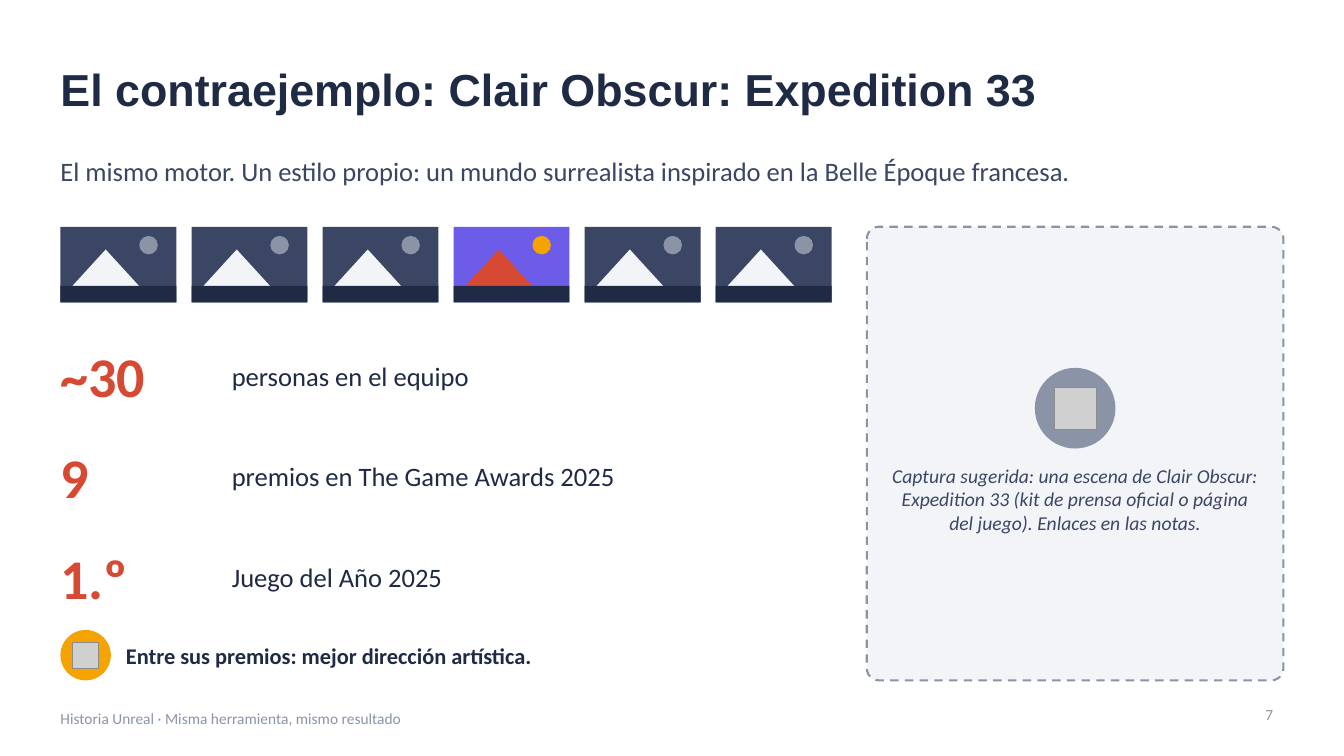
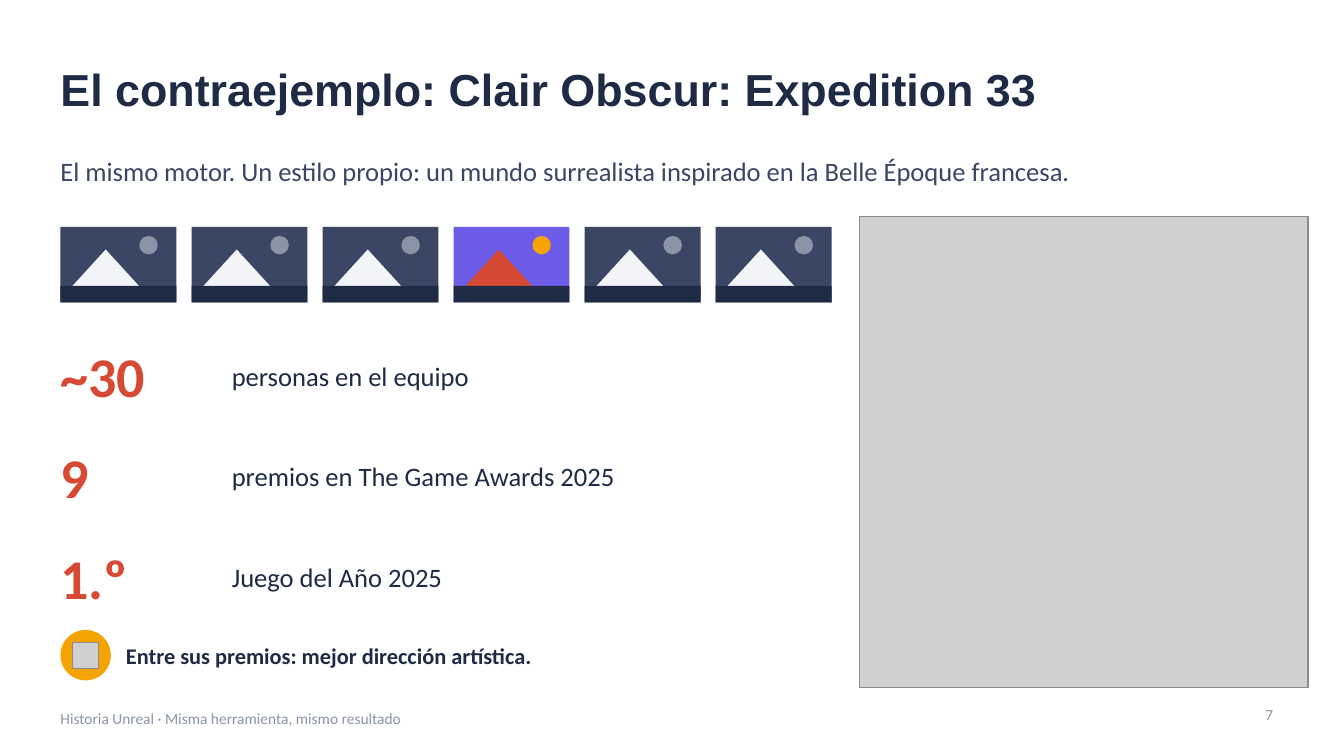
Before and after one commit to jjnieto/creatividad-ofimatica-ia, a slide deck: slide 7 of diapositivas/historia_unreal.pptx. Drawn at 1344x756 pixels with LibreOffice and Linux fonts; fonts in the diff are those of the drawing; grey boxes stand for pictures. Boxes give left, top, right and bottom in pixels: in the first picture for what was removed or moved away, otherwise in the second. Text is boxed around its words. In the diff, an @@ line names an element or a change of style, - is before the commit and + after.

```diff
--- a/diapositivas/historia_unreal.pptx
+++ b/diapositivas/historia_unreal.pptx
@@ picture added at [860,217,1309,688] @@
@@ rounded rectangle removed at [867,227,1284,681] @@
@@ ellipse removed at [1035,368,1116,449] @@
@@ picture removed at [1055,387,1097,430] @@
@@ text removed at [892,469,1258,534] @@
-Captura sugerida: una escena de Clair Obscur: Expedition 33 (kit de prensa oficial o página del juego). Enlaces en las notas.
```
Also in this commit, not shown: 3 other slides changed.
